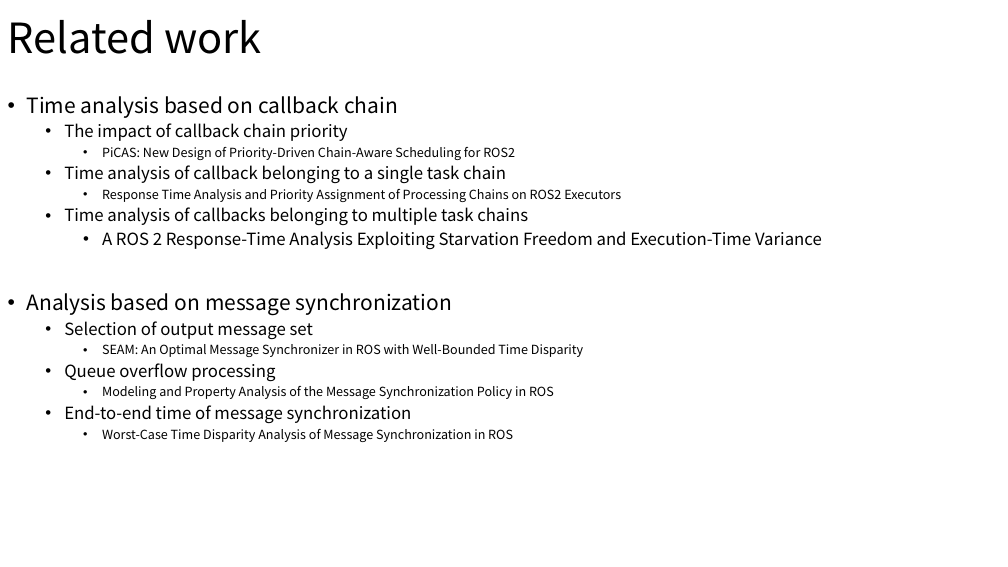
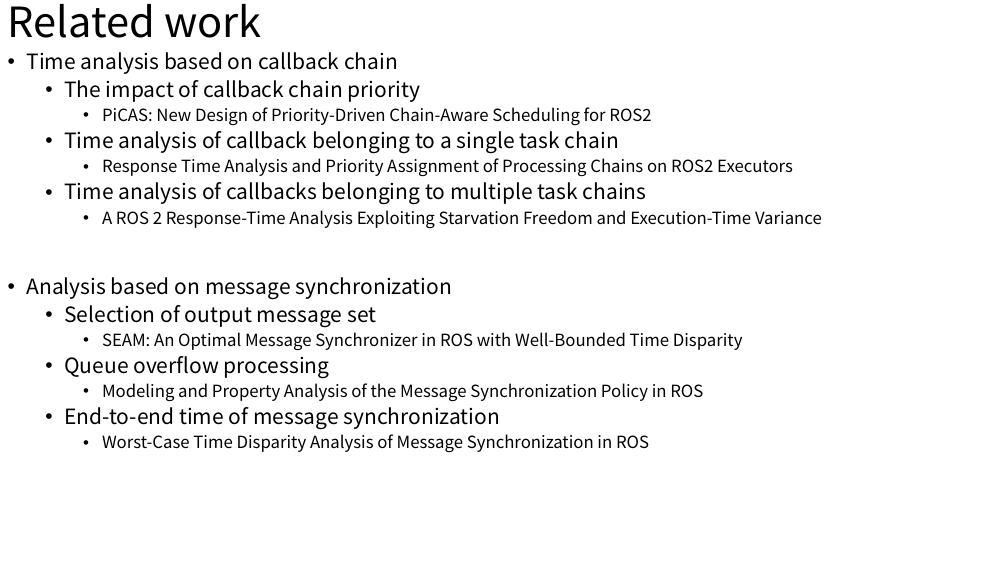
Before and after one commit to wsm6636/note, a slide deck: slide 6 of 06-ppt/discussion/0524.pptx. Drawn at 1008x567 pixels with LibreOffice and Linux fonts; fonts in the diff are those of the drawing. Boxes give left, top, right and bottom in pixels: in the first picture for what was removed or moved away, otherwise in the second. Text is boxed around its words. In the diff, an @@ line names an element or a change of style, - is before the commit and + after.

```diff
--- a/06-ppt/discussion/0524.pptx
+++ b/06-ppt/discussion/0524.pptx
@@ title "Related work": place and size @@
-title "Related work" at box(8, 20, 261, 54)
+title "Related work" at box(8, 4, 261, 38)
@@ text "Time analysis based on callback ...": place and size @@
-text "Time analysis based on callback ..." at box(26, 96, 822, 442)
+text "Time analysis based on callback ..." at box(26, 52, 822, 452)
@@ text at box(64, 80, 793, 452): size 16 to 20 pt in "The impact of callback chain priority", "Time analysis of callback belonging to a ...", "Time analysis of callbacks belonging to multiple ...", "Selection of output message set" and 2 more places; size 12 to 16 pt in "PiCAS: New Design of Priority-Driven Chain-Aware Scheduling ...", "Response Time Analysis and Priority Assignment of ...", "SEAM: An Optimal Message Synchronizer in ROS ...", "Modeling and Property Analysis of the Message ..." and 1 more places @@
```
Also in this commit, not shown: 4 other slides changed, 7 other files.
